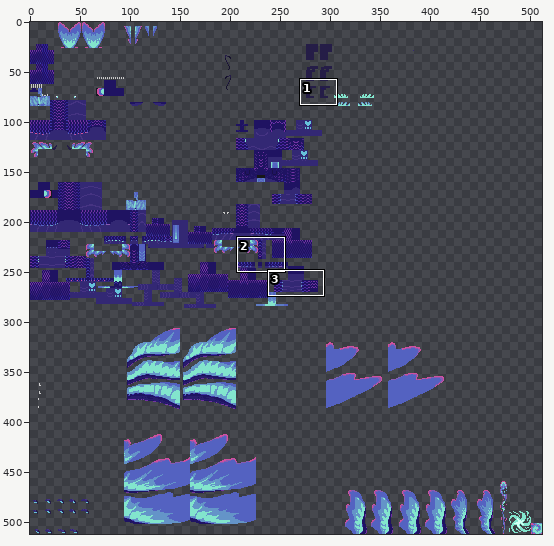
One commit to this sprite sheet: src/test/resources/DreaminSeadragon_young.png. Above: a wide view before the commit, with the close-up outlined.
Close-up. Before the edit:
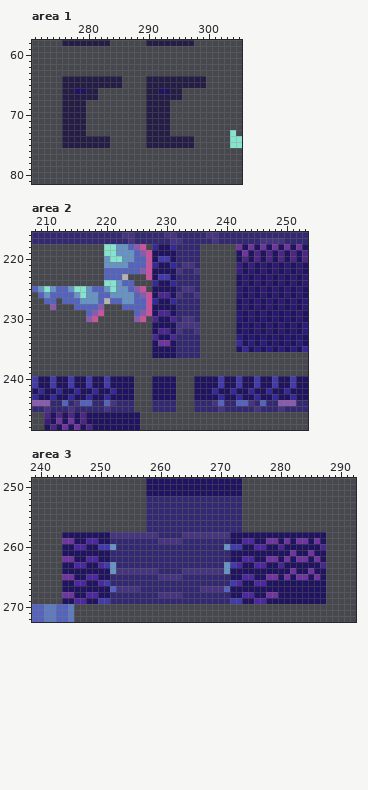
The file is 512x512 pixels. Pixels under 10% opacity are left out. Colours within 5 levels of each other are drawn and written as one. Shown: area 1: x 271..305, y 58..81; area 2: x 208..253, y 216..248; area 3: x 239..292, y 249..272. The commit also changed other parts of the picture, which this record leaves out.
The same view after the edit:
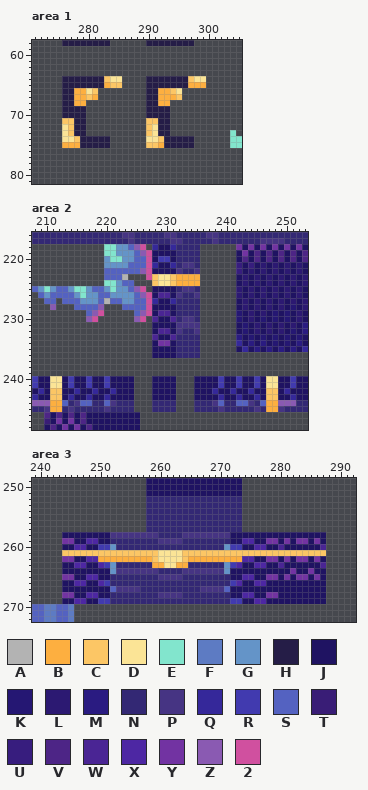
Palette (. is transparent): A #b3b3b3  B #fdaf40  C #fcc665  D #fbe496  E #82e5cd  F #5d7bc3  G #6494c8  H #251d47  J #1f1362  K #251773  L #2c1972  M #2a1b81  N #332874  P #463483  Q #35289a  R #413aaf  S #5462c1  T #391d76  U #371d7e  V #4d2586  W #4a2594  X #4d27a3  Y #7233a2  Z #8a5ab2  2 #d0509f
What changed:
Area 1:
Colour B replaces colour H in row 65 at x 283 and 297 to 299; in row 67 at x 278 to 279, 281 and 292 to 294; in row 68 at x 278 to 279 and 292 to 293; in row 75 at x 276 to 278 and 292.
Colour B replaces colour J in row 66 at x 278 to 279 and 292 to 293.
Colour C replaces colour H in row 64 at x 283 and 297; in row 65 at x 284 to 285; in row 66 at x 281 and 294; in row 67 at x 280 and 295; in row 71 at x 276 to 277 and 290 to 291; in rows 72 to 73 at x 277 and 290.
Colour C replaces colour H in row 74 at x 278 and 292; in row 75 at x 290 to 291.
Colour D replaces colour H in row 64 at x 284 to 285 and 298 to 299; in row 66 at x 280 and 295; in rows 72 to 73 at x 276 and 291; in row 74 at x 276 to 277 and 290 to 291.
Area 2:
Colour B replaces colour N in rows 223 to 224 at x 232 to 235; in rows 244 to 245 at x 211 to 212 and 247 to 248.
Colour C replaces colour J in row 223 at x 228 and 231; in row 242 at x 211 and 248; in row 243 at x 212 and 247.
Colour C replaces colour Q in row 224 at x 228 and 231; in row 242 at x 212 and 247; in row 243 at x 211 and 248.
Colour D replaces colour J in row 224 at x 229 to 230; in rows 240 to 241 at x 212 and 247.
Colour D replaces colour R in row 223 at x 229 to 230; in rows 240 to 241 at x 211 and 248.
Area 3:
Colour B replaces colour J in row 262 at x 250 to 251 and 272 to 273.
Colour B replaces colour N in row 262 at x 252 to 258 and 265 to 271; in row 263 at x 259 to 260 and 263 to 264.
Colour C replaces colour J in row 261 at x 244 to 251, 272 to 281, 283 to 284 and 286 to 287.
Colour C replaces colour N in row 261 at x 252 to 259 and 264 to 271; in row 262 at x 259 and 264.
Colour C replaces colour Y in row 261 at x 282 and 285.
Colour D replaces colour N in rows 261 to 262 at x 260 to 263; in row 263 at x 261 to 262.
